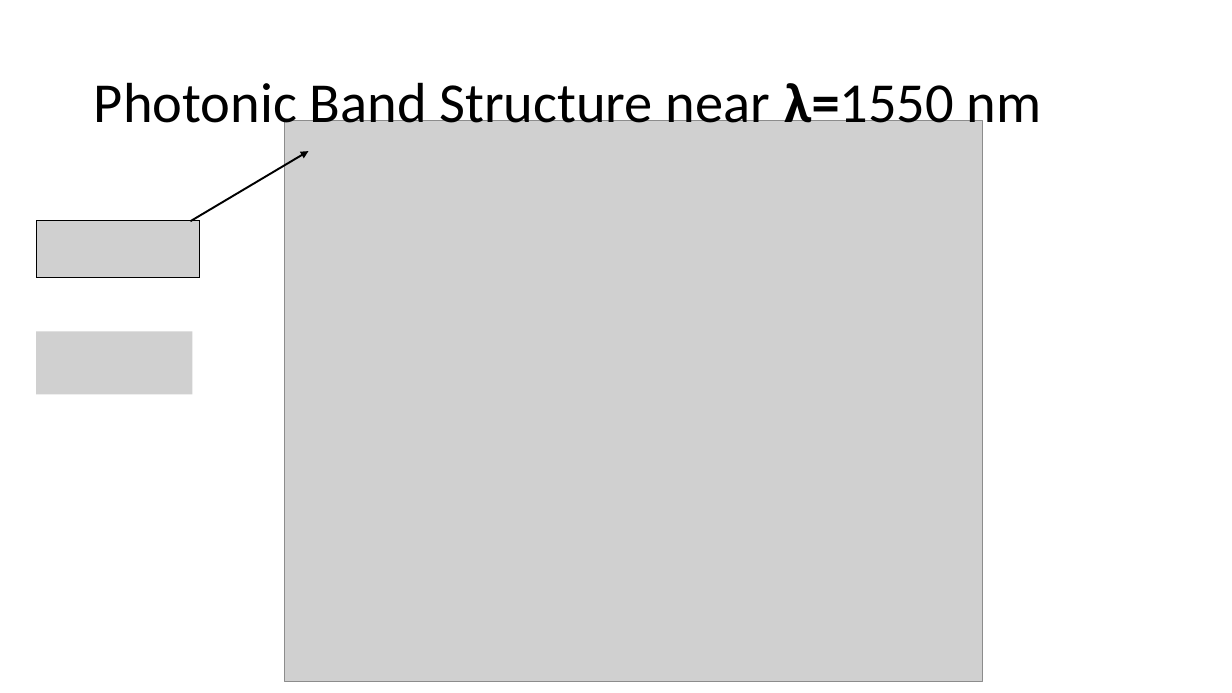
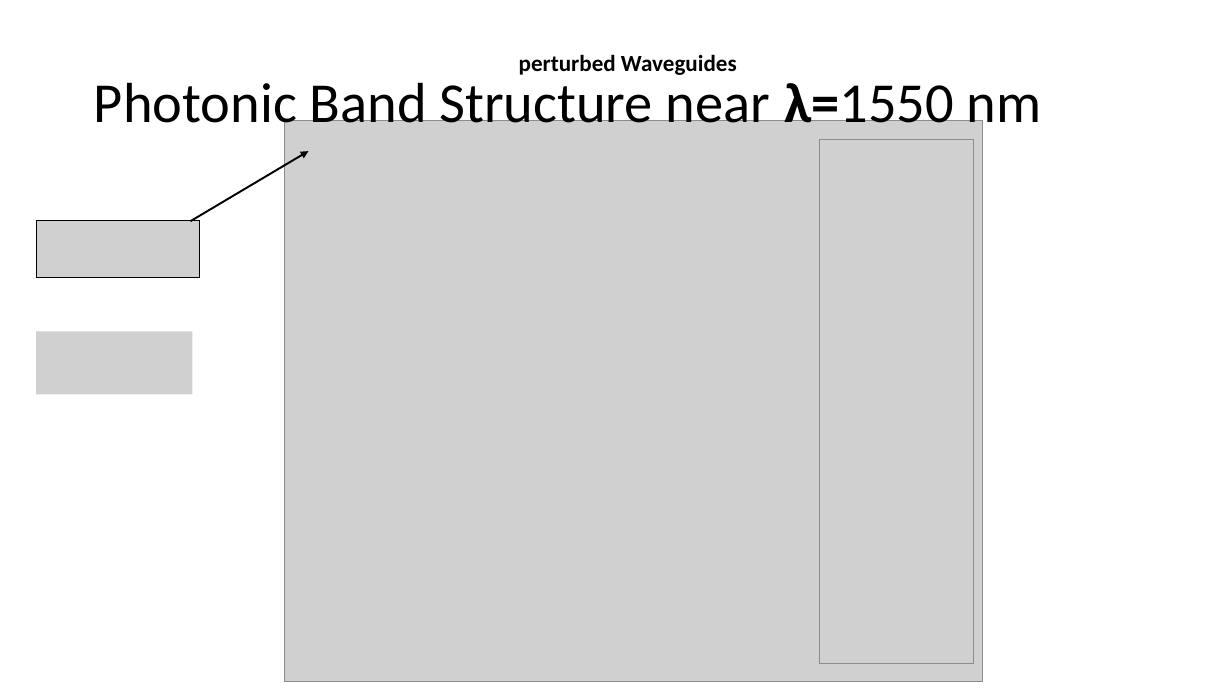
Before and after one commit to mustafacc/SiEPIC_Photonics_Package, a slide deck: slide 15 of SiEPIC_Photonics_Package/solvers_simulators/lumerical_tutorials/ContraDC_tutorial/Bandstructure/example/Understandating Contra-directional couplers photonic band diagrams.pptx (slide 6 before the commit). Drawn at 1232x693 pixels with LibreOffice and Linux fonts; fonts in the diff are those of the drawing; grey boxes stand for pictures. Boxes give left, top, right and bottom in pixels: in the first picture for what was removed or moved away, otherwise in the second. Text is boxed around its words. In the diff, an @@ line names an element or a change of style, - is before the commit and + after.

```diff
--- a/SiEPIC_Photonics_Package/solvers_simulators/lumerical_tutorials/ContraDC_tutorial/Bandstructure/example/Understandating Contra-directional couplers photonic band diagrams.pptx
+++ b/SiEPIC_Photonics_Package/solvers_simulators/lumerical_tutorials/ContraDC_tutorial/Bandstructure/example/Understandating Contra-directional couplers photonic band diagrams.pptx
@@ text added at [519,54,737,75], 18 pt, text #000000, bold @@
+perturbed Waveguides
@@ picture added at [820,140,973,664] @@
```
Also in this commit, not shown: 3 other slides changed, 9 slides added, 1 other file.
